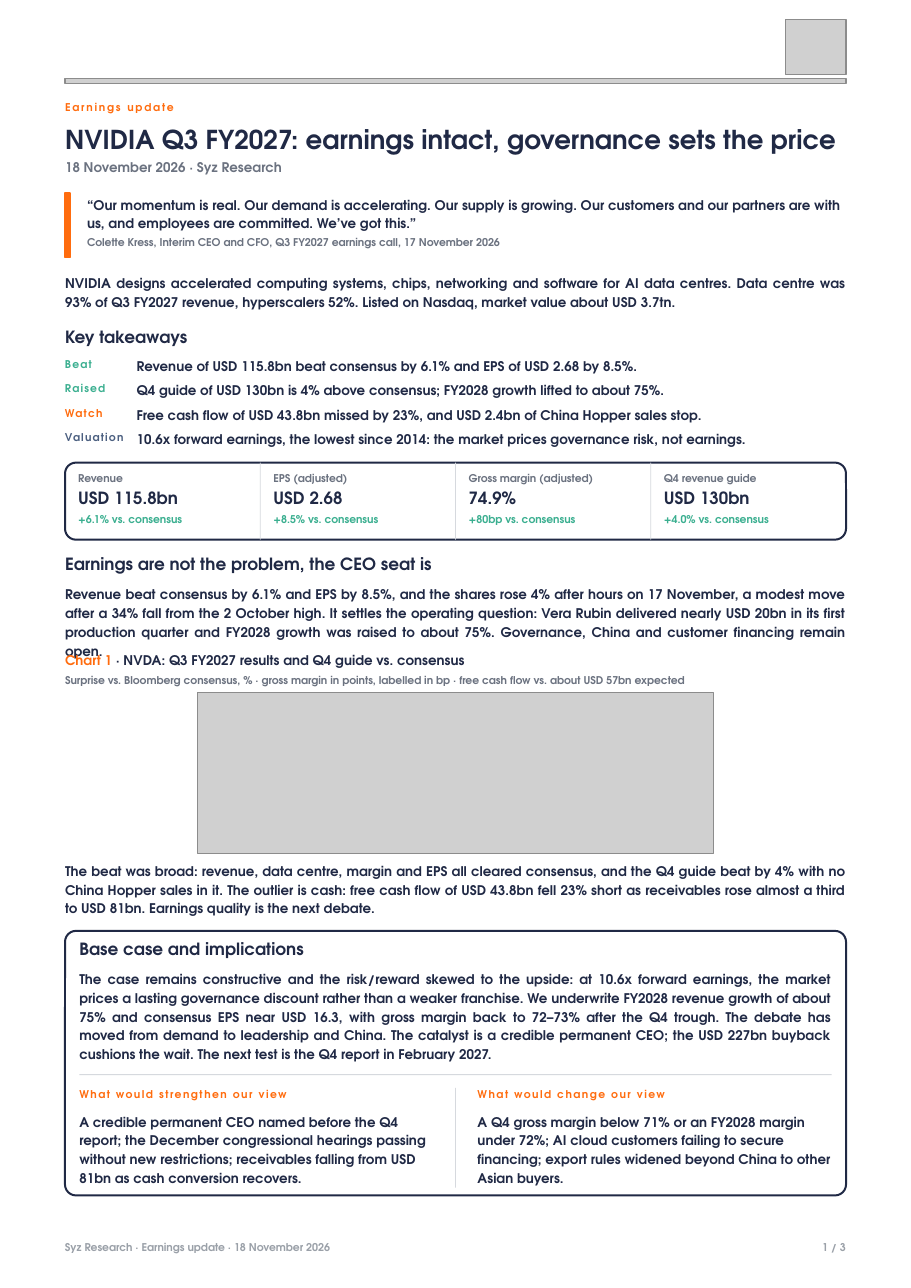
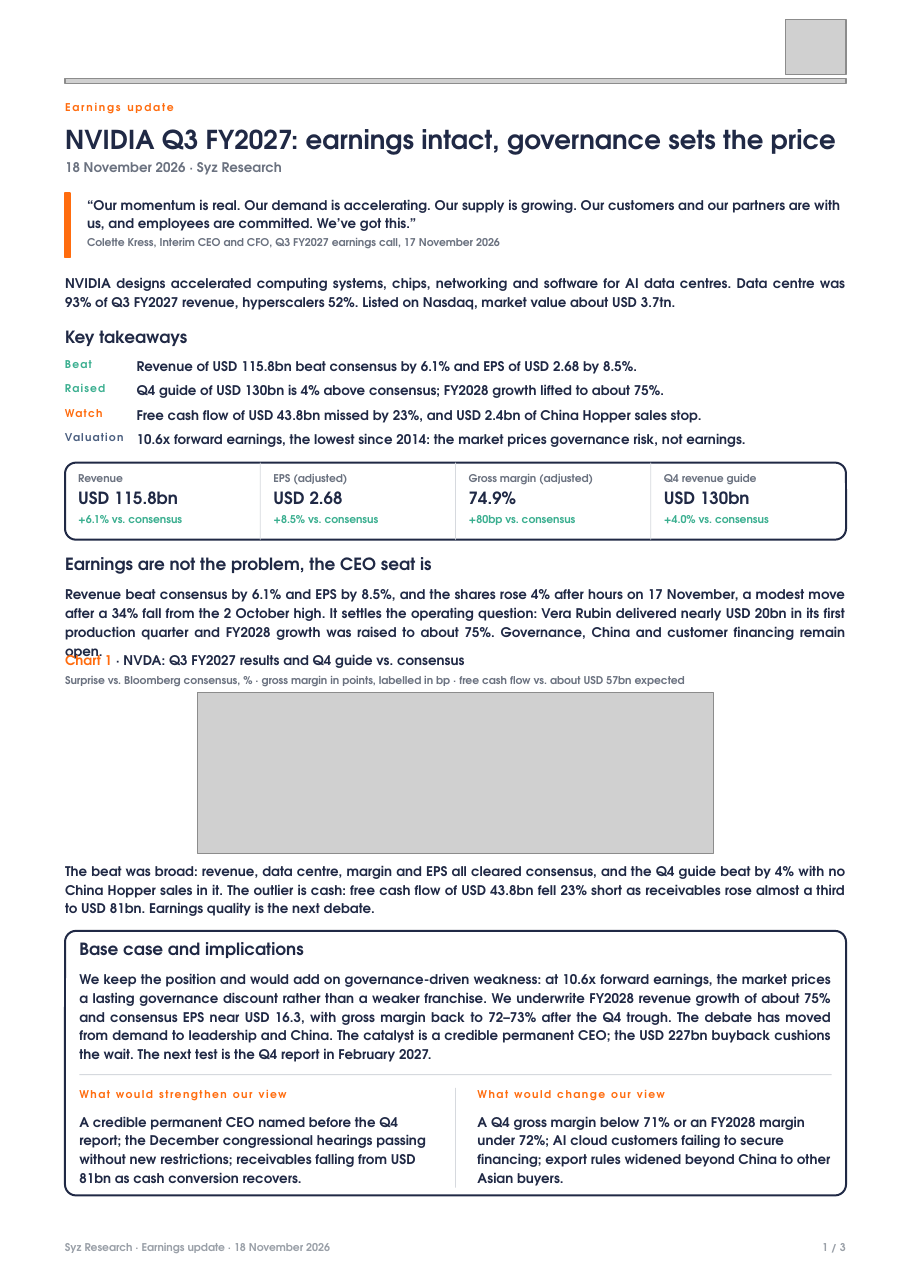
Before and after one commit to jb-db05/syz-earnings, a slide deck: slide 1 of deliveries/NVDA_Q3FY2027/Earnings_Update_NVDA_Q3FY2027.pptx. Drawn at 911x1288 pixels with LibreOffice and Linux fonts; fonts in the diff are those of the drawing; grey boxes stand for pictures. Boxes give left, top, right and bottom in pixels: in the first picture for what was removed or moved away, otherwise in the second. Text is boxed around its words. In the diff, an @@ line names an element or a change of style, - is before the commit and + after.

```diff
--- a/deliveries/NVDA_Q3FY2027/Earnings_Update_NVDA_Q3FY2027.pptx
+++ b/deliveries/NVDA_Q3FY2027/Earnings_Update_NVDA_Q3FY2027.pptx
@@ text at (79,973,830,1062): text changed @@
-The case remains constructive and the risk/reward skewed to the upside: at 10.6x forward earnings, the market prices a lasting governance discount rather than a weaker franchise. We underwrite FY2028 revenue growth of about 75% and consensus EPS near USD 16.3, with gross margin back to 72–73% after the Q4 trough. The debate has moved from demand to leadership and China. The catalyst is a credible permanent CEO; the USD 227bn buyback cushions the wait. The next test is the Q4 report in February 2027.
+We keep the position and would add on governance-driven weakness: at 10.6x forward earnings, the market prices a lasting governance discount rather than a weaker franchise. We underwrite FY2028 revenue growth of about 75% and consensus EPS near USD 16.3, with gross margin back to 72–73% after the Q4 trough. The debate has moved from demand to leadership and China. The catalyst is a credible permanent CEO; the USD 227bn buyback cushions the wait. The next test is the Q4 report in February 2027.
```
Also in this commit, not shown: 3 other files.
